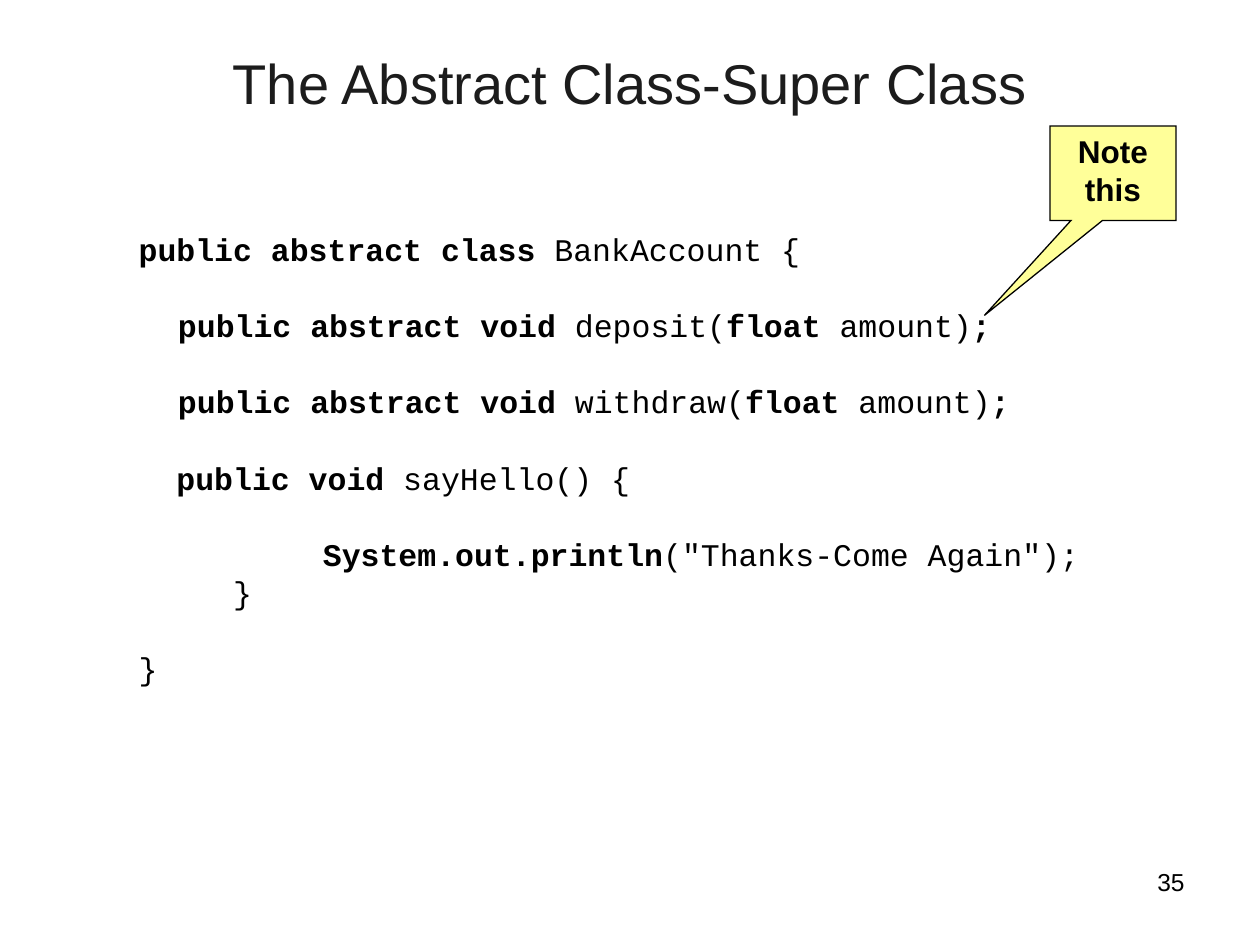
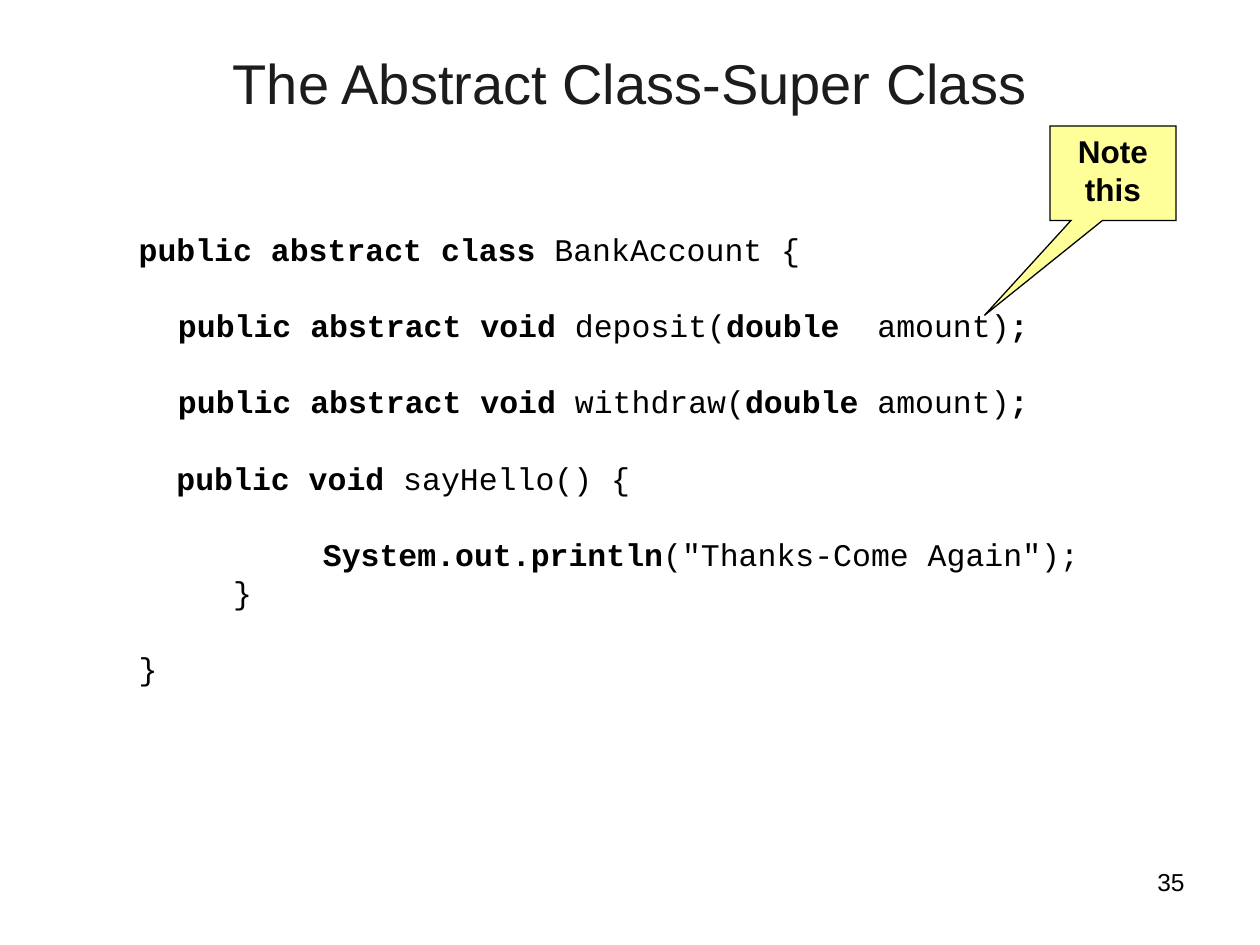
Before and after one commit to vatsanTraining/freshers_dec_2021, a slide deck: slide 35 of JavaModule_2_Excella.ppt. Drawn at 1260x945 pixels with LibreOffice and Linux fonts; fonts in the diff are those of the drawing; background and template pictures are left out. Boxes give left, top, right and bottom in pixels: in the first picture for what was removed or moved away, otherwise in the second. Text is boxed around its words. In the diff, an @@ line names an element or a change of style, - is before the commit and + after.

```diff
--- a/JavaModule_2_Excella.ppt
+++ b/JavaModule_2_Excella.ppt
@@ text at [178, 314, 1028, 420]: text changed @@
-  public abstract void deposit(float amount);
-  public abstract void withdraw(float amount);
+  public abstract void deposit(double amount);
+  public abstract void withdraw(double amount);
```
Also in this commit, not shown: 11 other slides changed, 16 slides added, 9 slides removed.
